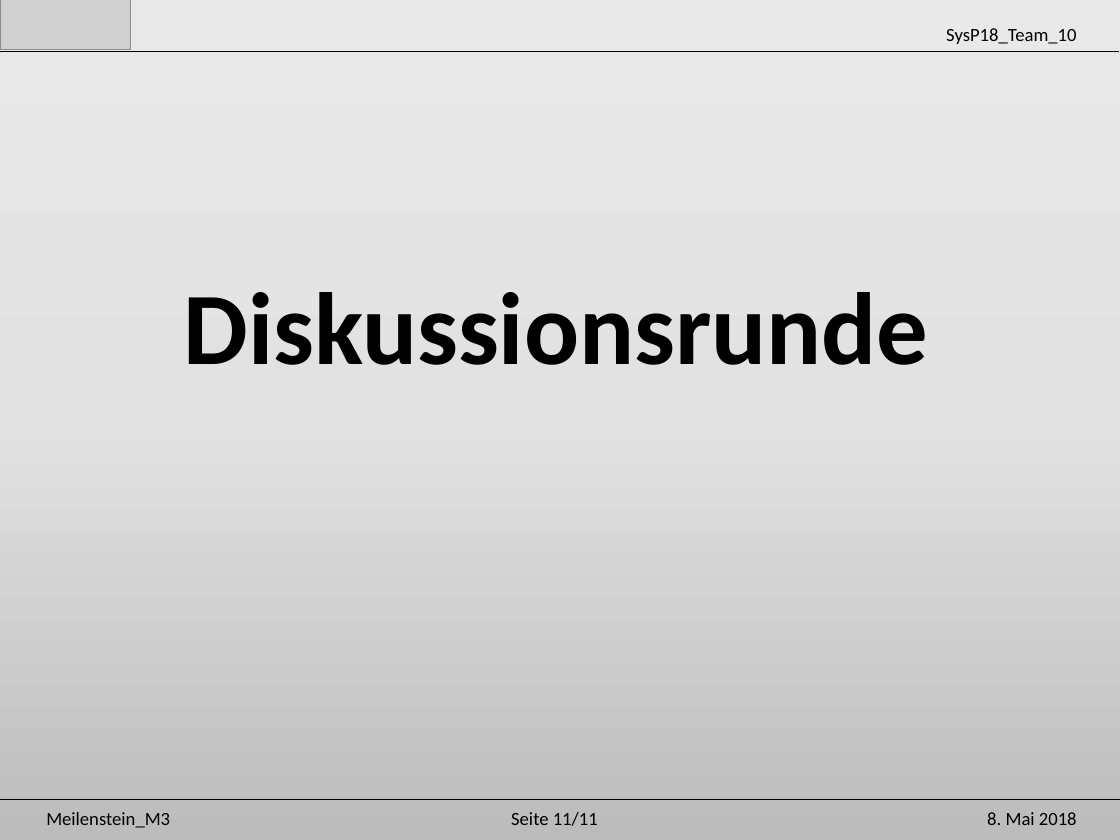
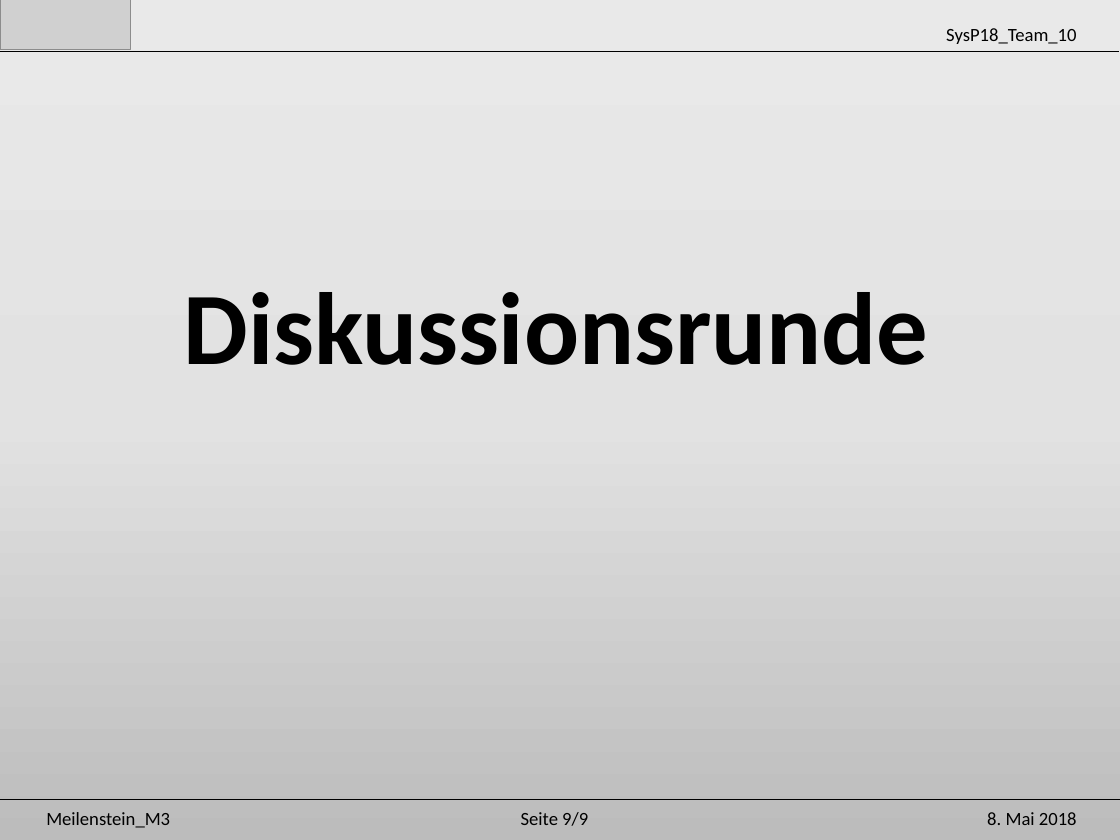
Before and after one commit to Unaqwyn/SysP18_1cv, a slide deck: slide 10 of 01_Organisation/02_Meilensteine/m3/Praesentation_m3.pptx (slide 4 before the commit). Drawn at 1120x840 pixels with LibreOffice and Linux fonts; fonts in the diff are those of the drawing; grey boxes stand for pictures. Boxes give left, top, right and bottom in pixels: in the first picture for what was removed or moved away, otherwise in the second. Text is boxed around its words. In the diff, an @@ line names an element or a change of style, - is before the commit and + after.

```diff
--- a/01_Organisation/02_Meilensteine/m3/Praesentation_m3.pptx
+++ b/01_Organisation/02_Meilensteine/m3/Praesentation_m3.pptx
@@ text at (521, 812, 588, 826): text changed @@
-Seite 11/11
+Seite 9/9
```
Also in this commit, not shown: 2 other slides changed, 6 slides added, 2 other files.
